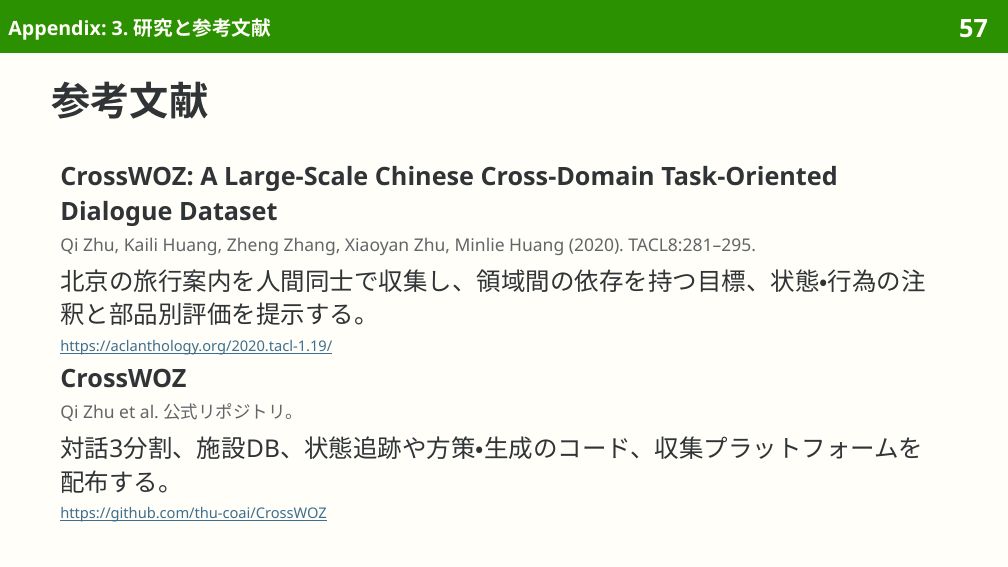
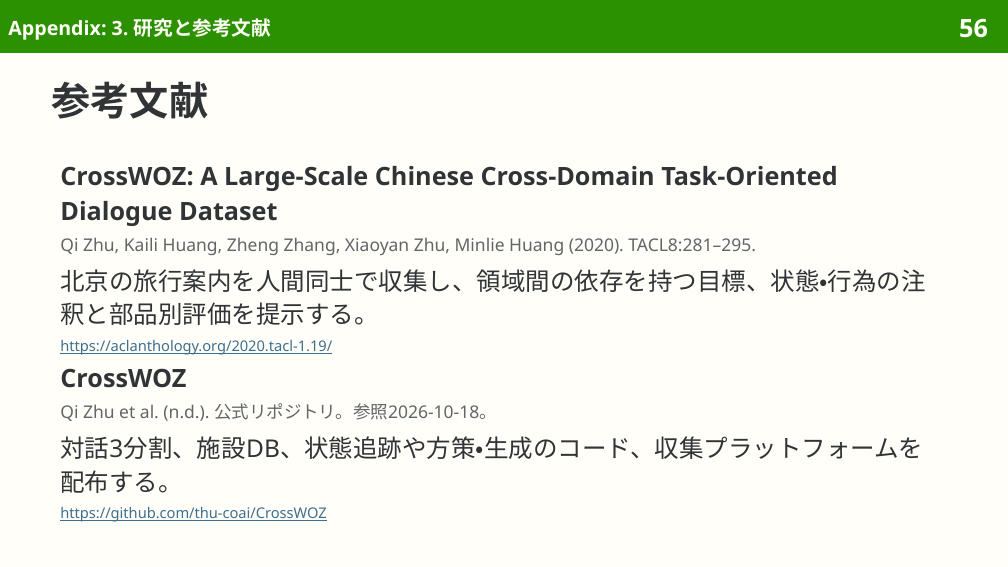
Before and after one commit to sasakiy84/datasets-in-10-minutes, a slide deck: slide 56 of slides/datasets-in-10-minutes-crosswoz.pptx (slide 57 before the commit). Drawn at 1008x567 pixels with LibreOffice and Linux fonts; fonts in the diff are those of the drawing. Boxes give left, top, right and bottom in pixels: in the first picture for what was removed or moved away, otherwise in the second. Text is boxed around its words. In the diff, an @@ line names an element or a change of style, - is before the commit and + after.

```diff
--- a/slides/datasets-in-10-minutes-crosswoz.pptx
+++ b/slides/datasets-in-10-minutes-crosswoz.pptx
@@ page number at (959, 18, 988, 38): text changed @@
-57
+56
@@ text at (60, 403, 497, 421): text changed @@
-Qi Zhu et al. 公式リポジトリ。
+Qi Zhu et al. (n.d.). 公式リポジトリ。参照2026-10-18。
```
Also in this commit, not shown: 1 other slide changed, 2 slides removed, 45 other files.
